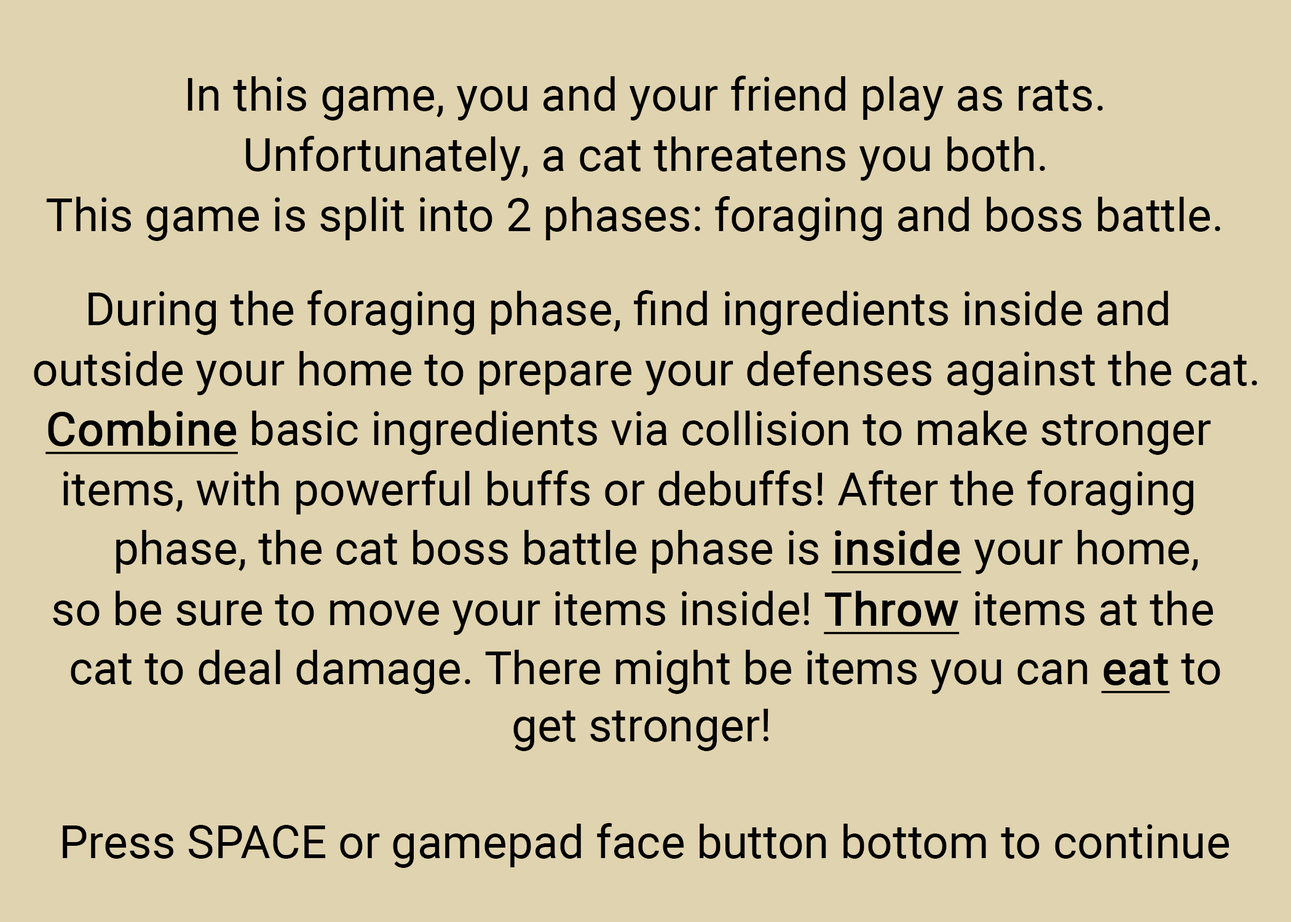
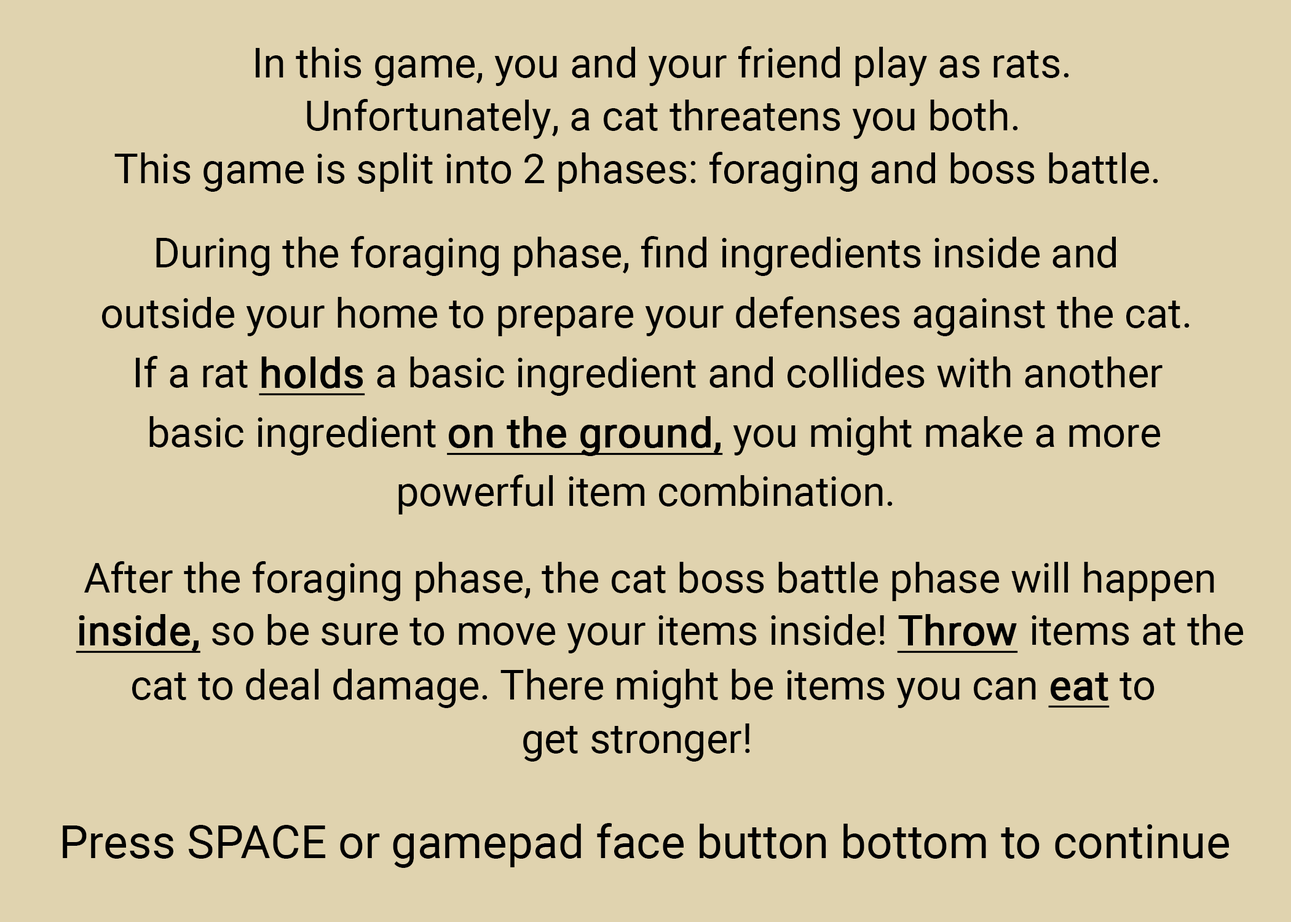
Before/after of a w=1291, h=922 layered artwork. What changed in the layer stack:
painted on "get stronger!" over [513, 709, 769, 762]
painted on "t" over [70, 650, 1221, 709]
renamed "so be sure to move your items inside! Throw items at the" to "inside, so be sure to move your items inside! Throw items at th", painted on it over [52, 591, 1245, 654]
added layer "After the foraging phase, the cat boss battle phase will happen" above "Layer 1" over [83, 561, 1215, 602]
renamed "phase, the cat boss battle phase is inside your home," to "powerful item combination.", painted on it over [116, 474, 1199, 575]
renamed "items, with powerful buffs or debuffs! After the foraging" to "basic ingredient on the ground, you might make a more", painted on it over [63, 416, 1194, 516]
renamed "Combine basic ingredients via collision to make stronger" to "If a rat holds a basic ingredient and collides with another", painted on it over [45, 356, 1212, 456]
painted on "outside your home to prepare your defenses against the cat." over [33, 296, 1258, 396]
painted on "During the foraging phase, find ingredients inside and" over [88, 236, 1169, 336]
painted on "This game is split into 2 phases: foraging and boss battle." over [46, 151, 1221, 242]
painted on "Unfortunately, a cat threatens you both." over [245, 99, 1046, 181]
painted on "In this game, you and your friend play as rats." over [187, 46, 1104, 121]
